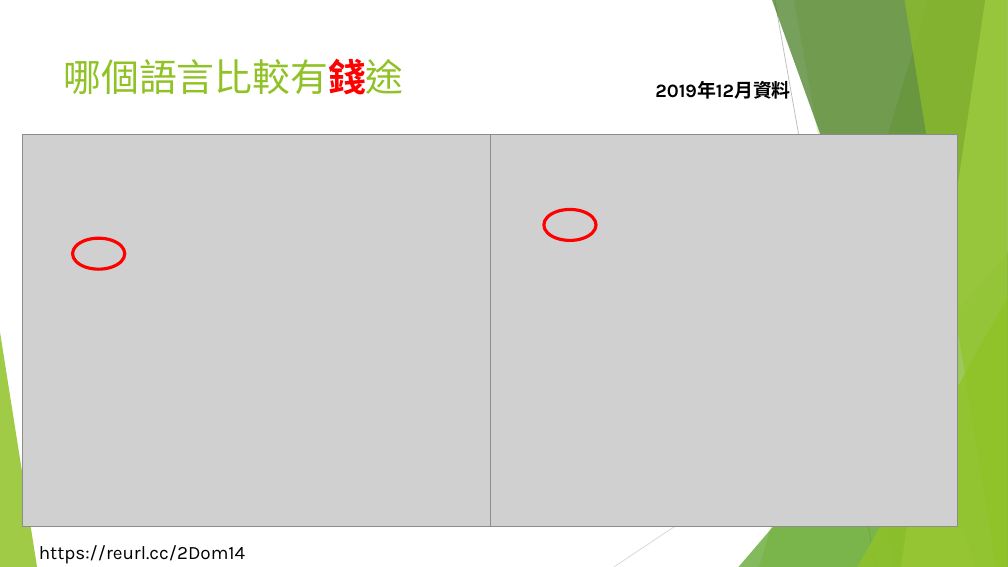
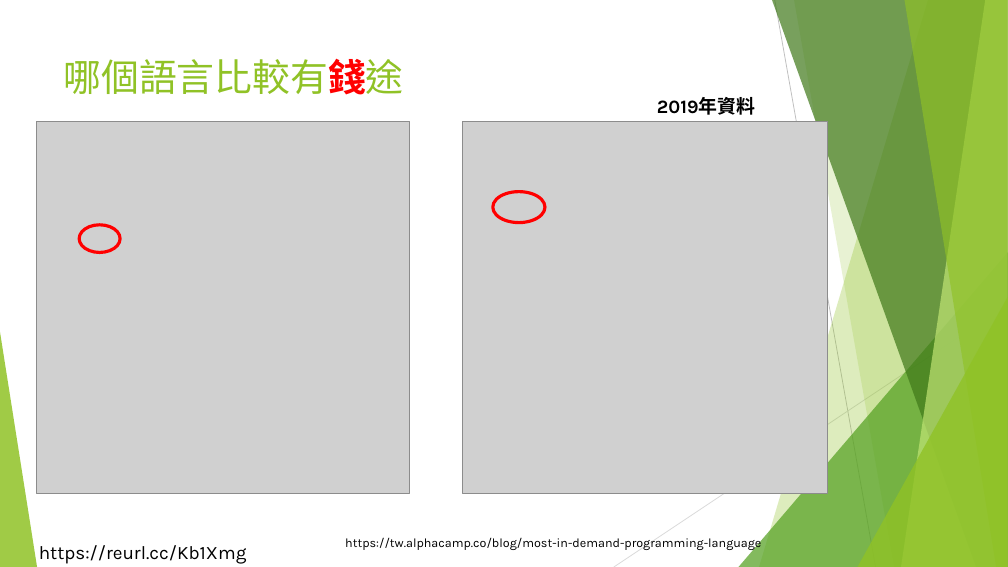
Before and after one commit to liulawsi/My_PPTs, a slide deck: slide 12 of LCC/Java/00a_想喝杯Java咖啡嗎.pptx. Drawn at 1008x567 pixels with LibreOffice and Linux fonts; fonts in the diff are those of the drawing; grey boxes stand for pictures; background and template pictures are left out. Boxes give left, top, right and bottom in pixels: in the first picture for what was removed or moved away, otherwise in the second. Text is boxed around its words. In the diff, an @@ line names an element or a change of style, - is before the commit and + after.

```diff
--- a/LCC/Java/00a_想喝杯Java咖啡嗎.pptx
+++ b/LCC/Java/00a_想喝杯Java咖啡嗎.pptx
@@ text at (x1=657, y1=97, x2=755, y2=115): text changed @@
-2019年12月資料
+2019年資料
@@ picture resized from (x1=23, y1=135, x2=490, y2=526) to (x1=36, y1=121, x2=410, y2=493) @@
@@ picture resized from (x1=491, y1=135, x2=958, y2=526) to (x1=463, y1=121, x2=828, y2=493) @@
@@ ellipse moved from (x1=544, y1=209, x2=596, y2=240) to (x1=493, y1=191, x2=545, y2=222) @@
@@ ellipse resized from (x1=73, y1=238, x2=125, y2=269) to (x1=79, y1=225, x2=120, y2=253) @@
@@ text added at (x1=345, y1=537, x2=761, y2=550), 12 pt, text #000000 @@
+https://tw.alphacamp.co/blog/most-in-demand-programming-language
@@ text at (x1=39, y1=545, x2=247, y2=564): text changed @@
-https://reurl.cc/2Dom14
+https://reurl.cc/Kb1Xmg
```
Also in this commit, not shown: 13 other slides changed, 39 other files.
